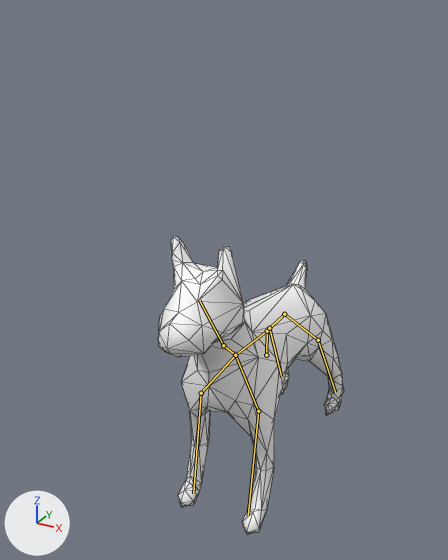
A saved change to the Blender file GameData/sourceAssets/dog.blend.
One viewpoint serves both versions: a 50 mm camera at (1.07, -2.38, 2.12) aimed at (-0.14, -0.17, 1.01). Lighting does not change. The marker at lower left points along +X, +Y and +Z. The bones that bend it are drawn over the model as lines. Mesh edges are drawn as thin lines.

Names of what the first picture shows: 'DOG'.
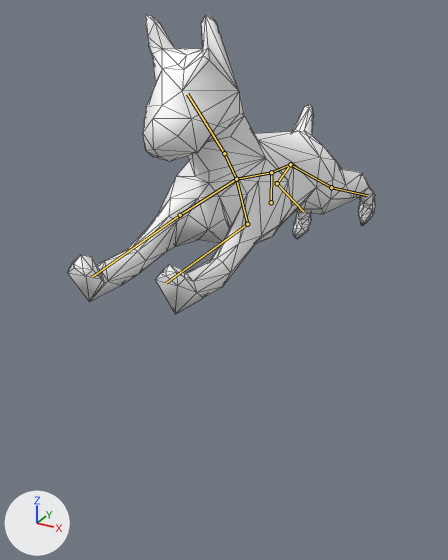
Commit message: dog attack

The newer file adds an action. The first version stands in its rest pose; the second is drawn at frame 9 of the action 'attack'.

Scene script edits in JSON lines:
```json
{"block": "bone_bone", "where": "bone_bone = bpy.data.objects['root'].pose.bones['Bone']"}
{"op": "set", "path": "bone_bone.location", "old": "(0.0, 0.0, 0.0)", "new": "(0.0, 66.7, 0.0)"}
{"op": "set", "path": "bone_bone.rotation_quaternion", "old": "(1.0, 0.0, 0.0, 0.0)", "new": "(1.0, 0.027, 0.0, 0.0)", "note": "degrees (0, 0, 0) -> degrees (3, 0, 0)"}
{"block": "bone_bone_001", "where": "bone_bone_001 = bpy.data.objects['root'].pose.bones['Bone.001']  # child of 'Bone'"}
{"op": "set", "path": "bone_bone_001.rotation_quaternion", "old": "(1.0, 0.0, 0.0, 0.0)", "new": "(0.999, -0.045, 0.0, 0.0)", "note": "degrees (0, 0, 0) -> degrees (-5, 0, 0)"}
{"block": "bone_bone_002", "where": "bone_bone_002 = bpy.data.objects['root'].pose.bones['Bone.002']  # child of 'Bone.001'"}
{"op": "set", "path": "bone_bone_002.rotation_quaternion", "old": "(1.0, 0.0, 0.0, 0.0)", "new": "(0.929, -0.043, -0.206, 0.304)", "note": "degrees (0, 0, 0) -> degrees (-13, -21, 39)"}
{"block": "bone_bone_009", "where": "bone_bone_009 = bpy.data.objects['root'].pose.bones['Bone.009']  # child of 'Bone.002'"}
{"op": "set", "path": "bone_bone_009.rotation_quaternion", "old": "(1.0, 0.0, 0.0, 0.0)", "new": "(0.96, 0.001, 0.0, 0.28)", "note": "degrees (0, 0, 0) -> degrees (0, 0, 33)"}
{"block": "bone_bone_003", "where": "bone_bone_003 = bpy.data.objects['root'].pose.bones['Bone.003']  # child of 'Bone.001'"}
{"op": "set", "path": "bone_bone_003.rotation_quaternion", "old": "(1.0, 0.0, 0.0, 0.0)", "new": "(0.941, -0.039, 0.188, -0.278)", "note": "degrees (0, 0, 0) -> degrees (-11, 19, -35)"}
{"block": "bone_bone_010", "where": "bone_bone_010 = bpy.data.objects['root'].pose.bones['Bone.010']  # child of 'Bone.003'"}
{"op": "set", "path": "bone_bone_010.rotation_quaternion", "old": "(1.0, 0.0, 0.0, 0.0)", "new": "(0.96, 0.001, 0.0, -0.282)", "note": "degrees (0, 0, 0) -> degrees (0, 0, -33)"}
{"block": "bone_bone_011", "where": "bone_bone_011 = bpy.data.objects['root'].pose.bones['Bone.011']  # child of 'Bone.001'"}
{"op": "set", "path": "bone_bone_011.rotation_quaternion", "old": "(1.0, 0.0, 0.0, 0.0)", "new": "(0.999, -0.045, 0.0, 0.0)", "note": "degrees (0, 0, 0) -> degrees (-5, 0, 0)"}
{"block": "bone_bone_012", "where": "bone_bone_012 = bpy.data.objects['root'].pose.bones['Bone.012']  # child of 'Bone.011'"}
{"op": "set", "path": "bone_bone_012.rotation_quaternion", "old": "(1.0, 0.0, 0.0, 0.0)", "new": "(0.984, 0.176, 0.0, 0.0)", "note": "degrees (0, 0, 0) -> degrees (20, 0, 0)"}
{"block": "bone_bone_004", "where": "bone_bone_004 = bpy.data.objects['root'].pose.bones['Bone.004']  # child of 'Bone'"}
{"op": "set", "path": "bone_bone_004.rotation_quaternion", "old": "(1.0, 0.0, 0.0, 0.0)", "new": "(0.999, -0.045, 0.0, 0.0)", "note": "degrees (0, 0, 0) -> degrees (-5, 0, 0)"}
{"block": "bone_bone_005", "where": "bone_bone_005 = bpy.data.objects['root'].pose.bones['Bone.005']  # child of 'Bone.004'"}
{"op": "set", "path": "bone_bone_005.rotation_quaternion", "old": "(1.0, 0.0, 0.0, 0.0)", "new": "(0.986, 0.085, 0.086, 0.111)", "note": "degrees (0, 0, 0) -> degrees (11, 9, 14)"}
{"block": "bone_bone_007", "where": "bone_bone_007 = bpy.data.objects['root'].pose.bones['Bone.007']  # child of 'Bone.005'"}
{"op": "set", "path": "bone_bone_007.rotation_quaternion", "old": "(1.0, 0.0, 0.0, 0.0)", "new": "(0.976, 0.0, 0.013, 0.219)", "note": "degrees (0, 0, 0) -> degrees (0, 1, 25)"}
{"block": "bone_bone_006", "where": "bone_bone_006 = bpy.data.objects['root'].pose.bones['Bone.006']  # child of 'Bone.004'"}
{"op": "set", "path": "bone_bone_006.rotation_quaternion", "old": "(1.0, 0.0, 0.0, 0.0)", "new": "(0.992, 0.065, -0.066, -0.085)", "note": "degrees (0, 0, 0) -> degrees (8, -7, -10)"}
{"block": "bone_bone_008", "where": "bone_bone_008 = bpy.data.objects['root'].pose.bones['Bone.008']  # child of 'Bone.006'"}
{"op": "set", "path": "bone_bone_008.rotation_quaternion", "old": "(1.0, 0.0, 0.0, 0.0)", "new": "(0.989, 0.0, -0.009, -0.145)", "note": "degrees (0, 0, 0) -> degrees (0, -1, -17)"}
```

Location of each change, (x1, y1, x2, y2) in pixels of the pictures (448 x 560 px):
```json
{"object": "DOG", "change": "posed", "before": [158, 236, 343, 535], "after": [68, 15, 375, 314], "on screen": "66% wider"}
{"bone": "Bone", "before": "(266, 355) to (267, 331)", "after": "(271, 202) to (271, 172)"}
{"bone": "Bone.001", "before": "(267, 331) to (235, 355)", "after": "(271, 172) to (236, 179)"}
{"bone": "Bone.002", "before": "(235, 355) to (258, 411)", "after": "(236, 179) to (247, 224)"}
{"bone": "Bone.009", "before": "(258, 411) to (248, 515)", "after": "(247, 224) to (166, 283)"}
{"bone": "Bone.003", "before": "(235, 355) to (201, 393)", "after": "(236, 179) to (180, 215)"}
{"bone": "Bone.010", "before": "(201, 393) to (193, 493)", "after": "(180, 215) to (92, 277)"}
{"bone": "Bone.011", "before": "(235, 355) to (223, 345)", "after": "(236, 179) to (224, 153)"}
{"bone": "Bone.012", "before": "(223, 345) to (199, 300)", "after": "(224, 153) to (187, 94)"}
{"bone": "Bone.004", "before": "(267, 331) to (284, 314)", "after": "(271, 172) to (290, 164)"}
{"bone": "Bone.005", "before": "(284, 314) to (318, 340)", "after": "(290, 164) to (331, 187)"}
{"bone": "Bone.007", "before": "(318, 340) to (335, 392)", "after": "(331, 187) to (367, 195)"}
{"bone": "Bone.006", "before": "(284, 314) to (269, 328)", "after": "(290, 164) to (277, 183)"}
{"bone": "Bone.008", "before": "(269, 328) to (281, 377)", "after": "(277, 183) to (304, 212)"}
```
